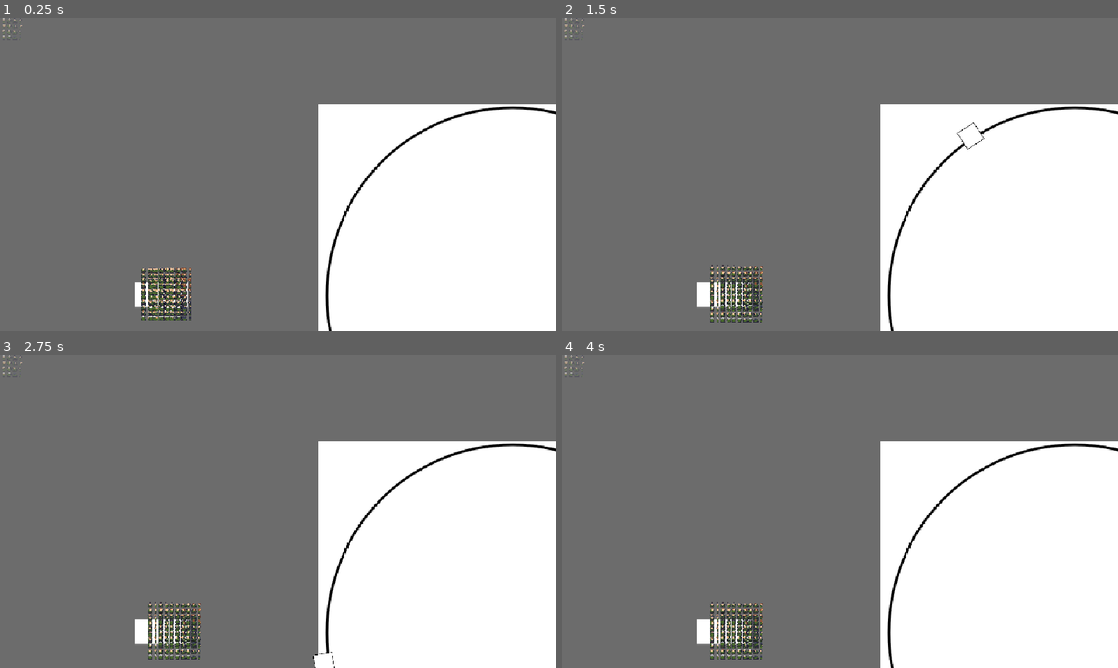
Above: before the commit, frames 1-4 (two rows, left to right).
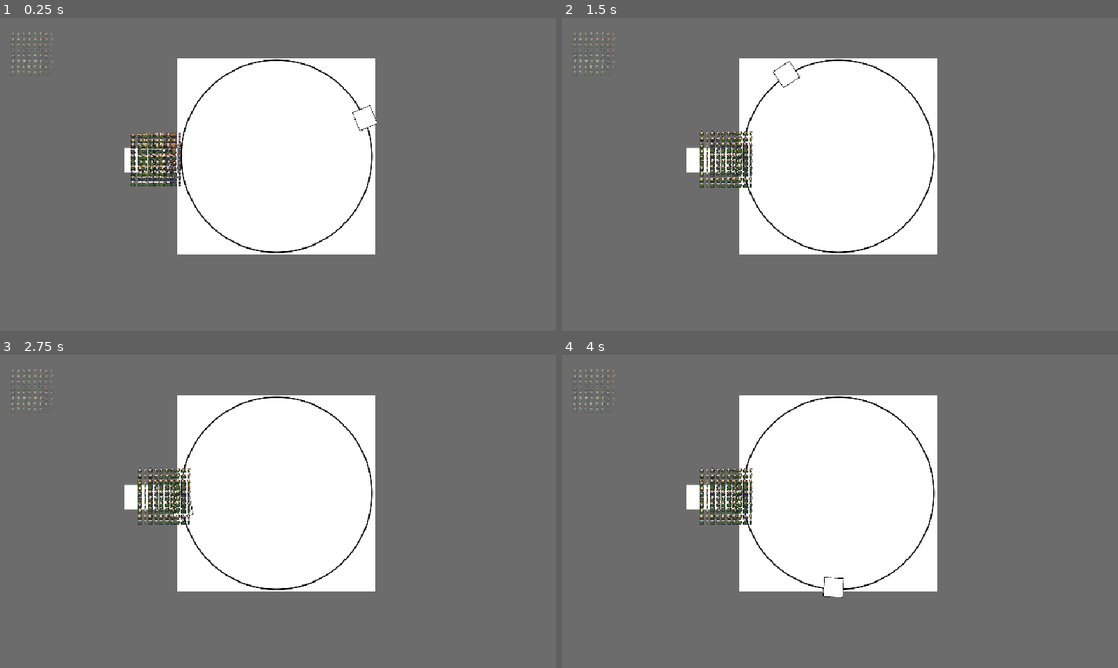
Above: after the commit, the same moments.

Repository: tehelka-gamedev/gmtk-2025
Game: Godot game, scene res://test_scene_tehelka.tscn
Two runs of this game, one before a commit and one after it. Both use one fixed random seed, a clock stepped at 60 frames per second and the inputs below. This scene is started directly instead of the project's main scene.
Inputs:
- Up to frame 1 (0.25 s): no input
- Up to frame 2 (1.5 s): tap Enter (open_door) at 0.5, 0.6 s; tap Space (elevator_toggle_movement) at 1.35 s
- Up to frame 3 (2.75 s): tap Enter (open_door) at 1.55, 2.1 s; tap Space (elevator_toggle_movement) at 2 s
- Up to frame 4 (4 s): tap Enter (open_door) at 2.85, 3.8 s; tap Space (elevator_toggle_movement) at 3.6 s

The runs differ from the first frame. In frame 1, 47% of the frame differs, in the area x 0-100%, y 0-100%; in frame 2, 46%; in frame 3, 46%; in frame 4, 47%.
Error before the commit: Invalid access to property or key 'npc_spawn' on a base object of type 'Nil'. (res://scripts/game_manager.gd:29)

Commit message:
Refactor slot manager and slots (slots can auto-reserve/release themselves) and people can go into elevator or get out of it

Diff:
--- a/godot/objects/elevator.gd
+++ b/godot/objects/elevator.gd
@@ -3,6 +3,7 @@
 class_name Elevator
 
 signal door_opened
+signal door_closed
 signal snapped_to_room(room:Node2D)
 signal toggle_movement_requested
 
@@ -17,7 +18,8 @@
 @export var snap_duration: float = 0.5
 @export var snap_target:Node2D = null
 
-var npc_inside:Array[NPC] = []
+
+var door_is_open: bool = false
 
 @export_category("Editor variables")
 @export var inner_pivot:Node2D = null # Where the sprite and object actually is
@@ -79,14 +81,25 @@
 
     if not moving:
         if Input.is_action_just_pressed("open_door"):
-            # play open_door_animation
-            # await open__door_animation.finished
-            door_opened.emit()
+            if door_is_open:
+                _close_door()
+            else:
+                _open_door()
 
     if _snapping:
         return
     if moving:
         rotation_degrees -= delta * speed
+
+func _open_door() -> void:
+    # play open_door_animation
+    # await open__door_animation.finished
+    door_is_open = true
+    door_opened.emit()
+
+func _close_door() -> void:
+    door_is_open = false
+    door_closed.emit()
 
 func _draw():
     if Engine.is_editor_hint():
@@ -95,10 +108,17 @@
             draw_circle(Vector2.ZERO, distance_to_pivot_point, Color.RED, filled)
 
 func _on_body_entered(body: Node2D):
-    snap_target = body
+    # UGLY HACK: refer to the grand-parent room, and fallback to the staticBody2D otherwise
+    # Would need to find a better way for that...
+    snap_target = body.find_parent("Room")
+    if snap_target == null:
+        snap_target = body
+
 
 func _on_body_exited(body: Node2D):
-    if body == snap_target:
+    var target = body.find_parent("Room")
+    target = target if target else body
+    if target == snap_target:
         snap_target = null
 
 # for now, just typehint Node2D since we actually give the PhysicsBody2D and not the room...
@@ -125,18 +145,5 @@
     snapped_to_room.emit(snap_target)
     stop_snapping()
 
-func add_npc_inside(npc:NPC) -> void:
-    npc_inside.push_back(npc)
-
-# Remove an npc from the (end of the) list and returns it
-# If there are none, returns none and prints an error
-func pop_npc_from_inside() -> NPC:
-    return npc_inside.pop_back()
-
-func is_empty() -> bool:
-    return len(npc_inside) == 0
-
-func release_all_npc_inside() -> Array[NPC]:
-    var array_to_return:Array[NPC] = npc_inside.duplicate()
-    npc_inside = []
-    return array_to_return
+func get_snapped_room() -> Room:
+    return snap_target as Room if snap_target else null
--- a/godot/objects/elevator.tscn
+++ b/godot/objects/elevator.tscn
@@ -1,16 +1,19 @@
-[gd_scene load_steps=4 format=3 uid="uid://bixriv415q58j"]
+[gd_scene load_steps=6 format=3 uid="uid://bixriv415q58j"]
 
 [ext_resource type="Texture2D" uid="uid://c46t4mgyx75iv" path="res://sprites/elevator.png" id="1_581l7"]
 [ext_resource type="Script" uid="uid://swsjnrl4wcgr" path="res://objects/elevator.gd" id="1_ogmrx"]
+[ext_resource type="Script" uid="uid://5gunqk2qmled" path="res://objects/slot_manager.gd" id="3_uinhc"]
+[ext_resource type="Script" uid="uid://cjd6a7ud0c8av" path="res://objects/slot.gd" id="4_h6q4t"]
 
 [sub_resource type="RectangleShape2D" id="RectangleShape2D_ogmrx"]
 size = Vector2(55, 112)
 
-[node name="Elevator" type="Node2D" node_paths=PackedStringArray("inner_pivot", "room_detector", "look_at_helper")]
+[node name="Elevator" type="Node2D" node_paths=PackedStringArray("inner_pivot", "room_detector", "look_at_helper", "slot_manager")]
 script = ExtResource("1_ogmrx")
 inner_pivot = NodePath("Pivot/InnerPivot")
 room_detector = NodePath("Pivot/InnerPivot/RoomDetector")
 look_at_helper = NodePath("lookAtHelper")
+slot_manager = NodePath("Pivot/InnerPivot/SlotManager")
 
 [node name="Pivot" type="Node2D" parent="."]
 
@@ -27,4 +30,25 @@
 position = Vector2(39.5, 0)
 shape = SubResource("RectangleShape2D_ogmrx")
 
+[node name="SlotManager" type="Node2D" parent="Pivot/InnerPivot"]
+position = Vector2(-300, 0)
+script = ExtResource("3_uinhc")
+metadata/_edit_lock_ = true
+
+[node name="ElevatorSlot1" type="Marker2D" parent="Pivot/InnerPivot/SlotManager"]
+position = Vector2(264, -35)
+script = ExtResource("4_h6q4t")
+
+[node name="ElevatorSlot2" type="Marker2D" parent="Pivot/InnerPivot/SlotManager"]
+position = Vector2(262, 37)
+script = ExtResource("4_h6q4t")
+
+[node name="ElevatorSlot3" type="Marker2D" parent="Pivot/InnerPivot/SlotManager"]
+position = Vector2(333, 40)
+script = ExtResource("4_h6q4t")
+
+[node name="ElevatorSlot4" type="Marker2D" parent="Pivot/InnerPivot/SlotManager"]
+position = Vector2(330, -32)
+script = ExtResource("4_h6q4t")
+
 [node name="lookAtHelper" type="Node2D" parent="."]
--- a/godot/objects/npc/npc.gd
+++ b/godot/objects/npc/npc.gd
@@ -2,5 +2,18 @@
 extends Node2D
 
 @export var color: Enum.NPCColors = Enum.NPCColors.RED
+@export var slot:Slot = null
 
 @onready var state_machine: StateMachine = $StateMachine
+
+func go_to_slot(s: Slot) -> void:
+    slot = s
+    if s == null:
+        push_error("Tried to go to a none slot, something is wrong !")
+        return
+    state_machine.transition_to(
+        NPCStatesUtil.StatesName.move_to,
+        {
+            NPCStatesUtil.Message.target: s
+        }
+    )
--- a/godot/objects/rooms/room_base.gd
+++ b/godot/objects/rooms/room_base.gd
@@ -9,3 +9,36 @@
 @warning_ignore_restore("unused_signal")
 
 @export var slot_manager: SlotManager
+
+var npc_inside: Array[NPC] = []
+
+func add_npc_inside(npc:NPC, slot:Slot) -> void:
+    if not slot.reserve():
+        push_error("Could not add npc '%s' in slot '%s', slot is occupied!" % [npc.name, slot.name])
+        return
+    npc_inside.push_back(npc)
+    npc.slot = slot
+
+
+# Remove an npc from the (end of the) list and returns it
+# If there are none, returns none and prints an error
+func pop_npc_from_inside() -> NPC:
+    var npc: NPC = npc_inside.pop_back()
+
+    if not npc:
+        push_error("Tried to pop an npc but there are no left in the elevator, something is wrong!!")
+        return
+    slot_manager.release_slot(npc.slot)
+
+    return npc
+
+func release_all_npc_inside() -> Array[NPC]:
+    var array_to_return:Array[NPC] = npc_inside.duplicate()
+    npc_inside = []
+    return array_to_return
+
+func is_empty() -> bool:
+    return slot_manager.is_empty()
+
+func is_full() -> bool:
+    return slot_manager.is_full()
--- a/godot/objects/slot.gd
+++ b/godot/objects/slot.gd
@@ -1,4 +1,26 @@
 extends Marker2D
 class_name Slot
 
+signal reserved(slot: Slot)
+signal released(slot: Slot)
+
 @export var available: bool = true
+
+# return true if could be reserved, false otherwise
+func reserve() -> bool:
+    if not available:
+        push_error("Tried to reserve a slot (%s) that was not available!" % [name])
+        return false
+    available = false
+    reserved.emit(self)
+    return true
+
+# return true if could be released, false otherwise
+# false if was already available too
+func release() -> bool:
+    if available:
+        push_error("Tried to release a slot (%s) that was already available!"% [name] )
+        return false
+    available = true
+    released.emit(self)
+    return true
--- a/godot/objects/slot_manager.gd
+++ b/godot/objects/slot_manager.gd
@@ -14,6 +14,8 @@
             _available_slots.push_back(s)
         else:
             _occupied_slots.push_back(s)
+        s.reserved.connect(_on_slot_reserved)
+        s.released.connect(_on_slot_released)
 
 
 func get_first_available_slot() -> Slot:
@@ -35,17 +37,25 @@
     if _available_slots.find(s) == -1:
         push_error("Tried to reserve a slot that was not there!")
         return
-    s.available = false
-    _available_slots.erase(s)
-    _occupied_slots.append(s)
+    _on_slot_reserved(s)
+
 
 func release_slot(s:Slot) -> void:
     if _occupied_slots.find(s) == -1:
         push_error("Tried to release a slot that was not there!")
         return
-    s.available = true
+    _on_slot_released(s)
+
+func is_full() -> bool:
+    return _available_slots.is_empty() # no available slot
+
+func is_empty() -> bool:
+    return _occupied_slots.is_empty() # nothing occupied
+
+func _on_slot_reserved(s: Slot) -> void:
+    _available_slots.erase(s)
+    _occupied_slots.append(s)
+
+func _on_slot_released(s: Slot) -> void:
     _available_slots.append(s)
     _occupied_slots.erase(s)
-
-func is_full() -> bool:
-    return _available_slots.is_empty()
--- a/godot/scripts/game_manager.gd
+++ b/godot/scripts/game_manager.gd
@@ -10,39 +10,74 @@
 var current_npc_count: int = 0
 
 func _ready() -> void:
-    randomize()
+	randomize()
 
-    if elevator == null:
-        push_error("no elevator")
-        return
+	if elevator == null:
+		push_error("no elevator")
+		return
 
-    for i in range(starting_npc_count):
-        _spawn_npc()
+	for i in range(starting_npc_count):
+		_spawn_npc()
+
+	elevator.door_opened.connect(_on_elevator_door_opened)
 
 func _spawn_npc() -> void:
-    var non_full_rooms: Array[Room] = []
-    for room: RoomBase in rooms:
-        if not room.slot_manager.is_full():
-            non_full_rooms.append(room)
+	print(rooms)
+	var non_full_rooms: Array[Room] = []
+	for room: Room in rooms:
+		if not room.slot_manager.is_full():
+			non_full_rooms.append(room)
 
-    var random_room: Room = non_full_rooms.pick_random()
-    var spawn_position: Vector2 = random_room.npc_spawn.global_position
-    var npc: NPC = NPC_class.instantiate()
-    npc.position = spawn_position
-    _npcs.add_child(npc)
-    var slot: Slot = random_room.slot_manager.get_first_available_slot()
-    random_room.slot_manager.reserve_slot(slot)
-    npc.state_machine.transition_to("MoveTo", {NPCStatesUtil.Message.target: slot})
+	if len(non_full_rooms) == 0:
+		return
+
+	var random_room: Room = non_full_rooms.pick_random()
+	var spawn_position: Vector2 = random_room.npc_spawn.global_position
+	var npc: NPC = NPC_class.instantiate()
+	npc.position = spawn_position
+	_npcs.add_child(npc)
+
+	var slot: Slot = random_room.slot_manager.get_first_available_slot()
+	random_room.add_npc_inside(npc, slot)
+	npc.go_to_slot(slot)
 
 func _on_elevator_door_opened() -> void:
-    # Start releasing people
-    var npc_to_release: Array[NPC] = elevator.release_all_npc_inside()
+	var snapped_room: Room = elevator.get_snapped_room()
 
-    for npc in npc_to_release:
-        pass
+	if snapped_room == null:
+		return # do nothing, if somehow the door opened without snapping
 
-    _on_all_npc_released()
+	# Start releasing people
+	var npc_to_release: NPC = null
+
+	print("elevator empty: %s" % [ elevator.is_empty()])
+
+	while not elevator.is_empty() and not snapped_room.is_full():
+		# TODO: add a filter to only let people that want to leave out
+		npc_to_release = elevator.pop_npc_from_inside()
+
+		# room is not full so there is at least one slot
+		var slot = snapped_room.slot_manager.get_first_available_slot() # not null :)
+		npc_to_release.go_to_slot(slot)
+		slot.reserve()
+
+	_on_all_npc_released()
 
 func _on_all_npc_released() -> void:
-    # Start entering the elevator
-    pass
+	print("all npc released!")
+	var snapped_room: Room = elevator.get_snapped_room()
+	if snapped_room == null:
+		return # do nothing, if somehow the door opened without snapping
+
+	# Start entering the elevator
+	var npc_to_enter: NPC = null
+	print("elevator full: %s, room empty: %s" % [elevator.is_full(), snapped_room.is_empty()])
+
+	while not elevator.is_full() and not snapped_room.is_empty():
+		npc_to_enter = snapped_room.pop_npc_from_inside()
+
+		# elevator is not full so there is at least one slot
+		var slot = elevator.slot_manager.get_first_available_slot() # not null :)
+		npc_to_enter.go_to_slot(slot)
+		print("%s go to %s" % [npc_to_enter.name, slot.name])
+		slot.reserve()
--- a/godot/test_scene_tehelka.tscn
+++ b/godot/test_scene_tehelka.tscn
@@ -12,6 +12,7 @@
 metadata/_edit_lock_ = true
 
 [node name="NPC" parent="." instance=ExtResource("1_3mla1")]
+position = Vector2(36, 41)
 
 [node name="World" type="Node2D" parent="."]
 metadata/_edit_lock_ = true
@@ -22,17 +23,19 @@
 color = Color(0.513726, 0.513726, 0.513726, 0.580392)
 
 [node name="circle" type="Sprite2D" parent="World"]
-position = Vector2(590, 320)
+position = Vector2(318, 159)
+scale = Vector2(0.511338, 0.511338)
 texture = ExtResource("2_fkhtt")
 
 [node name="Elevator" parent="World" instance=ExtResource("3_fkhtt")]
-position = Vector2(590, 320)
-distance_to_pivot_point = 220.0
+position = Vector2(318, 157)
+distance_to_pivot_point = 110.0
 speed = 90.0
+show_trajectory = true
 
 [node name="Rooms" type="Node2D" parent="."]
 
 [node name="Room" parent="Rooms" instance=ExtResource("4_7yu2k")]
-position = Vector2(186, 318)
+position = Vector2(174, 163)
 
 [node name="NPCs" type="Node2D" parent="."]
